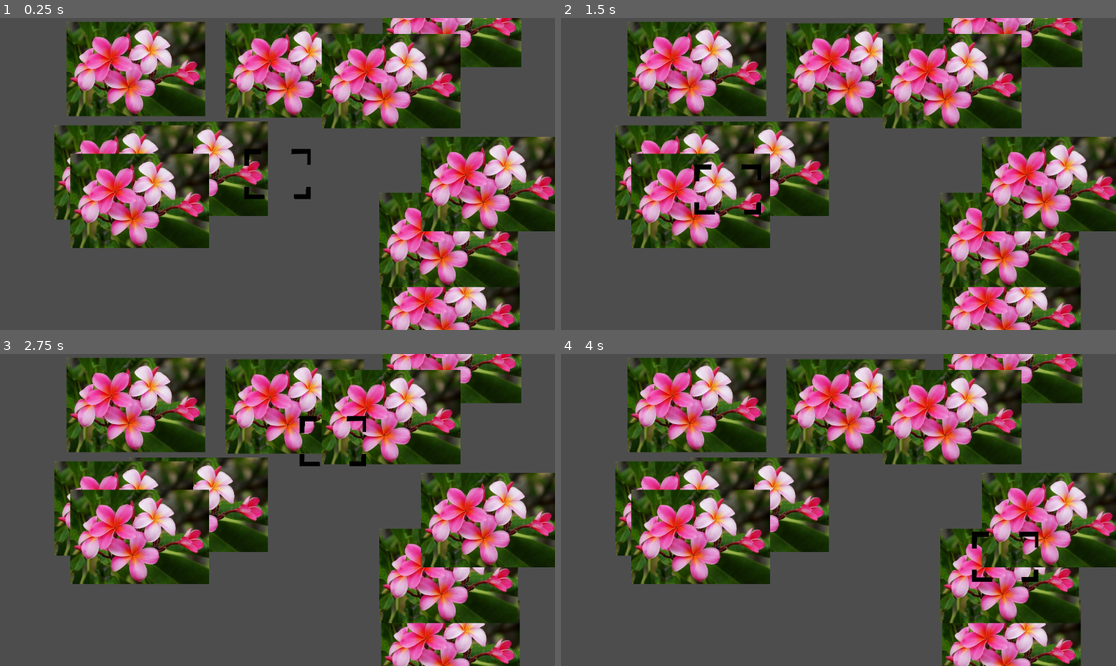
Above: before the commit, frames 1-4 (two rows, left to right).
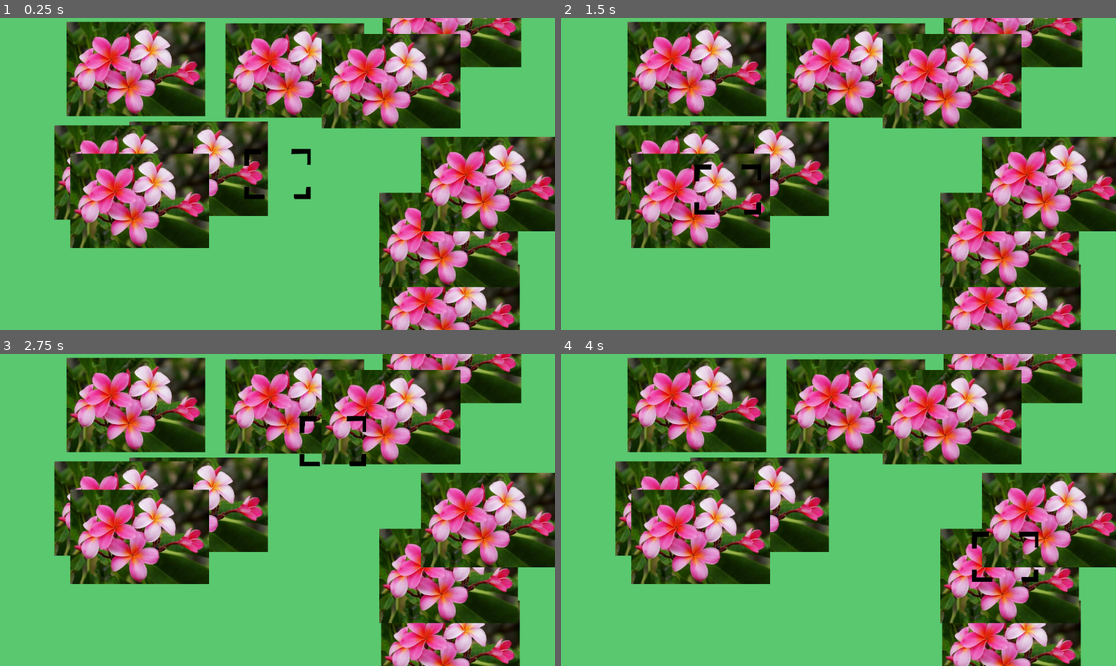
Above: after the commit, the same moments.

Repository: sophieTheProgrammer/MiniJam201
Game: Godot game, scene res://scenes/game.tscn
The game is run twice, just before and just after one commit, with the same random seed, the same clock (stepped at 60 frames per second) and the same inputs.
Inputs (mouse positions are in pixels of both pictures, inside the frame that each line leads up to):
- Up to frame 1 (0.25 s): no input
- Up to frame 2 (1.5 s): tap Enter at 0.5 s; move the mouse to (960, 158) at 0.52 s; click (960, 158) at 0.6 s; tap Space at 1.25 s; move the mouse to (727, 189) at 1.27 s; click (727, 189) at 1.35 s
- Up to frame 3 (2.75 s): tap Enter at 2 s; move the mouse to (333, 441) at 2.02 s; click (333, 441) at 2.1 s
- Up to frame 4 (4 s): tap Space at 2.75 s; move the mouse to (810, 572) at 2.77 s; click (810, 572) at 2.85 s; tap Enter at 3.5 s; move the mouse to (1005, 556) at 3.52 s; click (1005, 556) at 3.6 s

The runs differ from the first frame. In frame 1, 47% of the frame differs, in the area x 0-100%, y 0-100%; in frame 2, 47%; in frame 3, 47%; in frame 4, 47%.

Commit message:
bg color

Diff:
--- a/photography-game/project.godot
+++ b/photography-game/project.godot
@@ -31,3 +31,4 @@
 
 renderer/rendering_method="gl_compatibility"
 renderer/rendering_method.mobile="gl_compatibility"
+environment/defaults/default_clear_color=Color(0.352542, 0.786111, 0.434159, 1)
